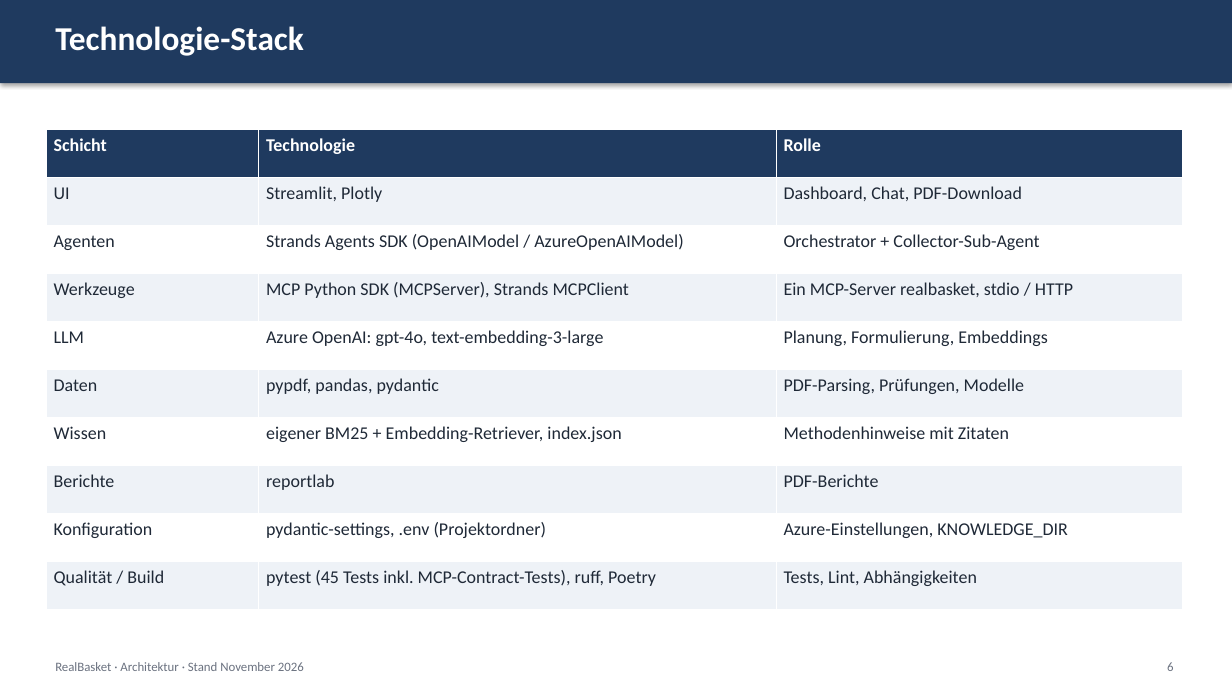
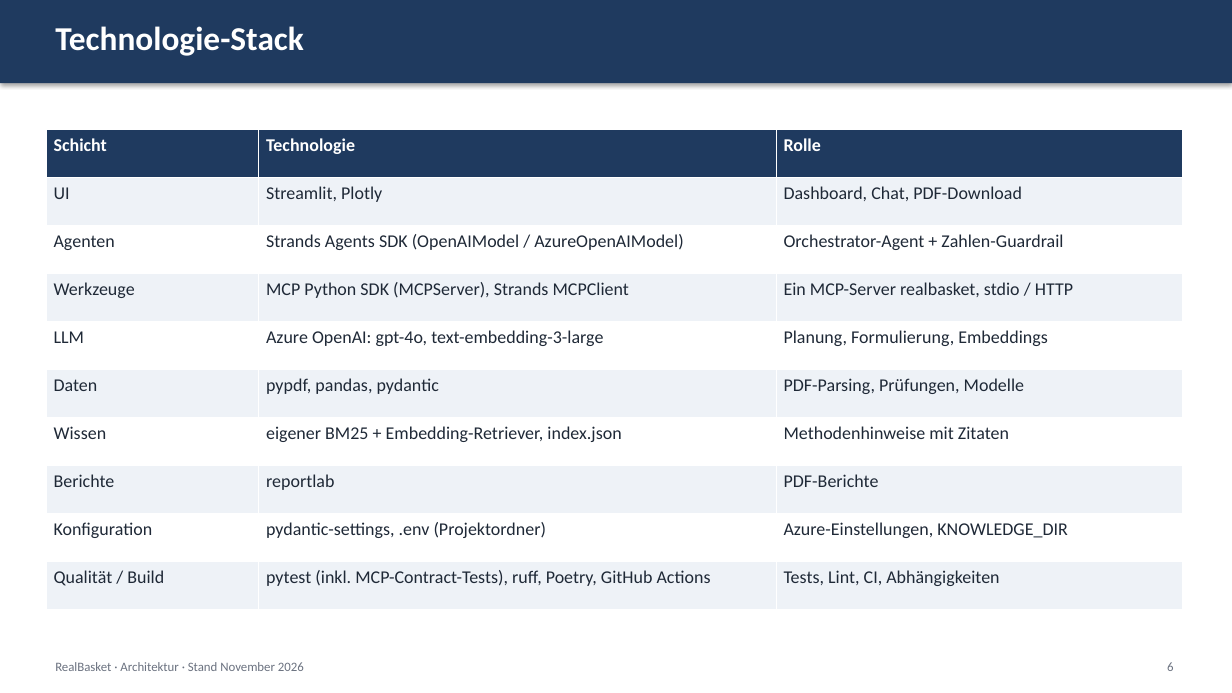
Before and after one commit to ValentinIliu1212/real-basket, a slide deck: slide 6 of docs/architecture/RealBasket_Architektur_Ist.pptx. Drawn at 1232x693 pixels with LibreOffice and Linux fonts; fonts in the diff are those of the drawing. Boxes give left, top, right and bottom in pixels: in the first picture for what was removed or moved away, otherwise in the second. Text is boxed around its words. In the diff, an @@ line names an element or a change of style, - is before the commit and + after.

Commit message:
Review fixes: fixed base period, number guardrail, config checks, generated slide figures, CI
- Index always on the full series (base 11/2024): months no longer changes rates (13 gave 2,91 % instead of 2,93 %); YoY matched by date; weights normalised; explicit errors for unweighted/unknown input; invalid investigate_deviation level returns an error

- Number guardrail (agents/guardrail.py) flags unbacked figures in chat and CLI; prompt forbids derived numbers

- Collector sub-agent removed; get_prices returns a deterministic summary

- LLM provider validation (errors fail fast, warnings in sidebar/CLI); .env.example: OPENAI_API_KEY empty with Azure

- One group label 'Verkehr' (as in the source PDFs); deviation rounding documented

- Slide figures computed from the data at build time; decks rebuilt (de/en)

- ruff 0.17, GitHub Actions CI (ruff, pytest, deck build); README: known limitations, review decisions; 70 tests

```diff
--- a/docs/architecture/RealBasket_Architektur_Ist.pptx
+++ b/docs/architecture/RealBasket_Architektur_Ist.pptx
@@ table at box(46, 129, 1183, 610) @@
-row 3, column 3: Orchestrator + Collector-Sub-Agent
+row 3, column 3: Orchestrator-Agent + Zahlen-Guardrail
-row 10, column 2: pytest (45 Tests inkl. MCP-Contract-Tests), ruff, Poetry
+row 10, column 2: pytest (inkl. MCP-Contract-Tests), ruff, Poetry, GitHub Actions
-row 10, column 3: Tests, Lint, Abhängigkeiten
+row 10, column 3: Tests, Lint, CI, Abhängigkeiten
```
Also in this commit, not shown: 4 other slides changed, 32 other files.
